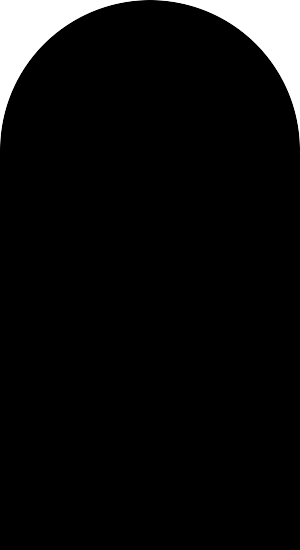
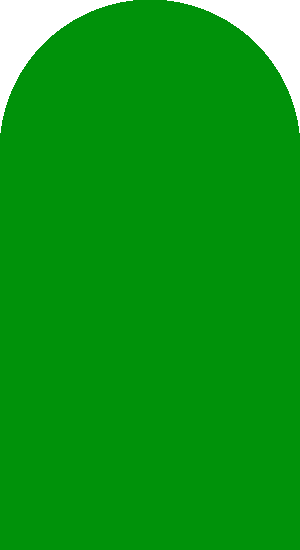
The second 300×550 image is a revision of the first. Changes to its layers:
renamed "Arrière-plan" to "G11", painted on it over [0, 0, 300, 550]
